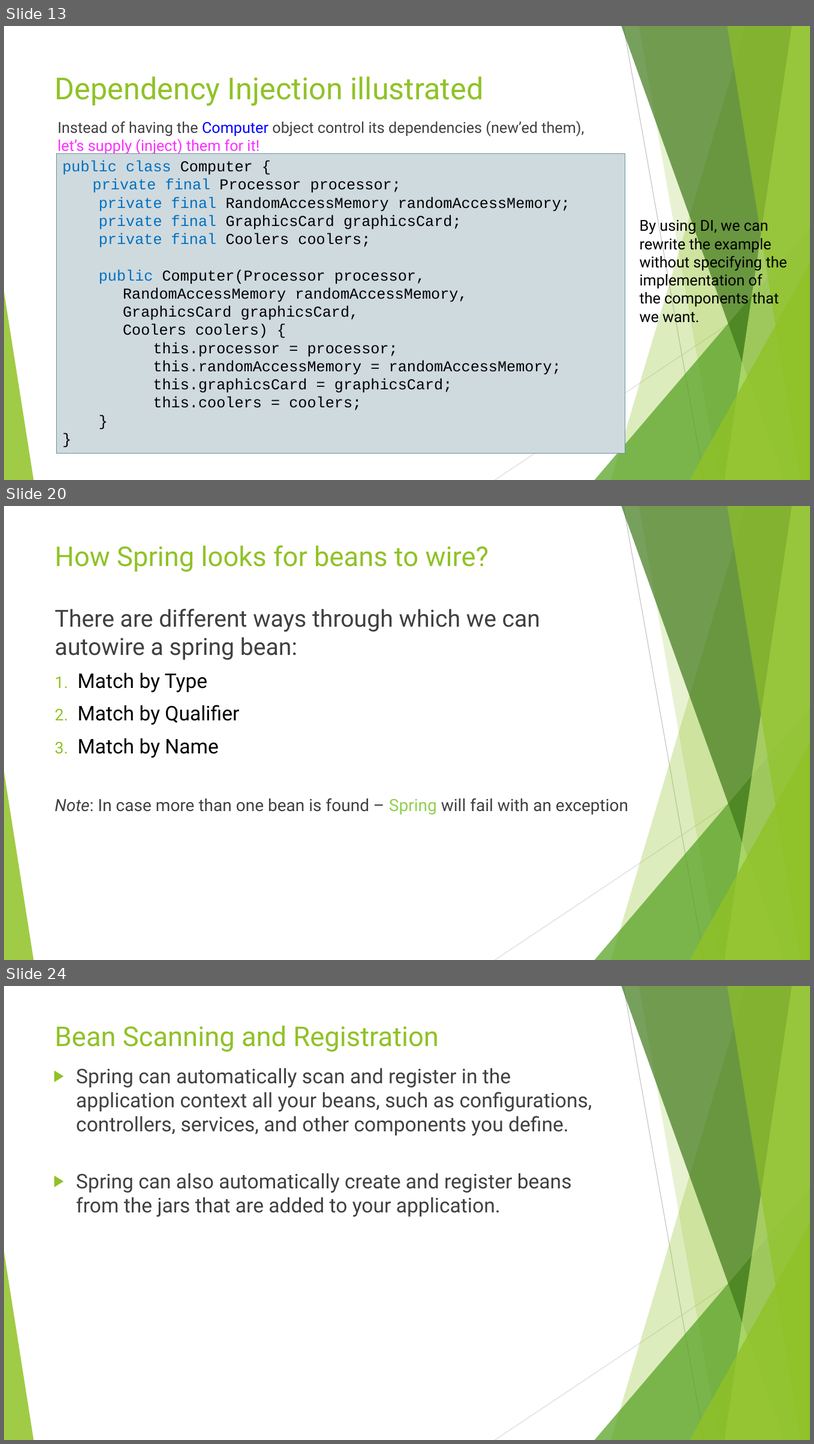
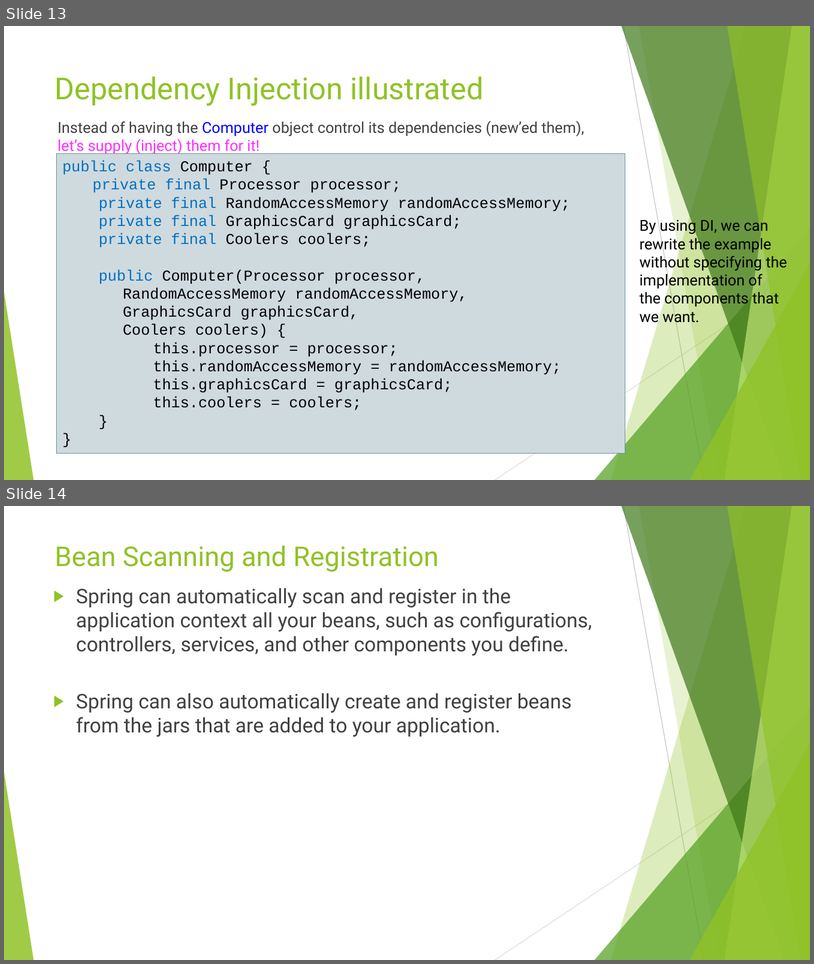
Before and after one commit to idanshal/sb-todo-app-tdp, a slide deck: course_data/presentations/practical_spring_boot_for_tdp.pptx. Shown one above the other, each under a label of ours: slides 13, 20 and 24 before the commit, slides 13 and 14 after it; the slides between them are not shown. The pictures are 814x1444 and 814x964 pixels, drawn with LibreOffice and Linux fonts; fonts in the diff are those of the drawing. Boxes give left, top, right and bottom in pixels: in the first picture for what was removed or moved away, otherwise in the second. Text is boxed around its words. In the diff, an @@ line names an element or a change of style, - is before the commit and + after.

```diff
--- a/course_data/presentations/practical_spring_boot_for_tdp.pptx
+++ b/course_data/presentations/practical_spring_boot_for_tdp.pptx
@@ slide 20 removed at (4,506,810,960), background #FFFFFF; not listed: 10 template elements that a slide beside it also shows @@
@@ title removed at (55,545,489,572) @@
-How Spring looks for beans to wire?
@@ text removed at (55,609,629,814) @@
-There are different ways through which we can autowire a spring bean:
-1. Match by Type
-2. Match by Qualifier
-3. Match by Name
-Note: In case more than one bean is found – Spring will fail with an exception
@@ what was slide 24 is now slide 14 @@
```
Also in this commit, not shown: 9 other slides removed, 1 other file.
